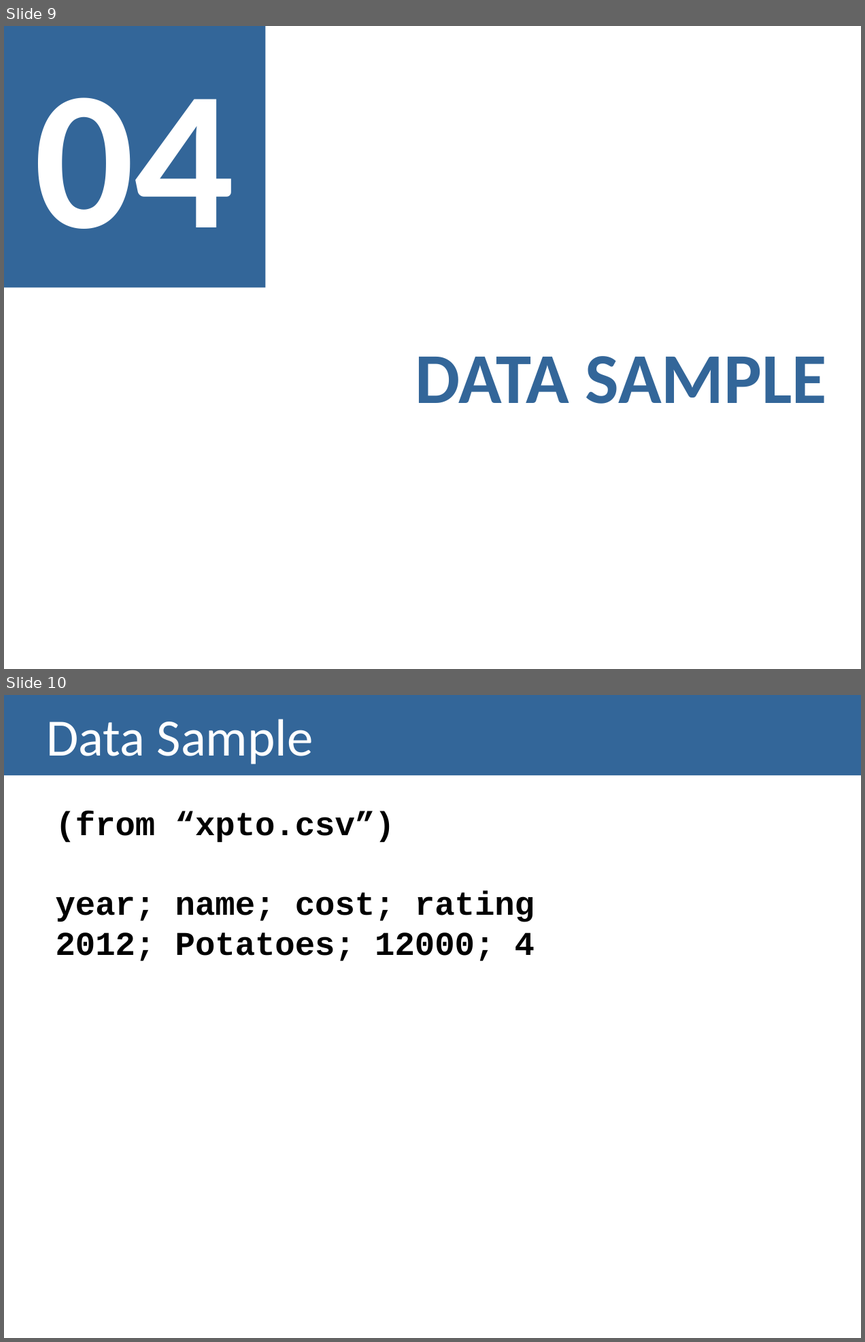
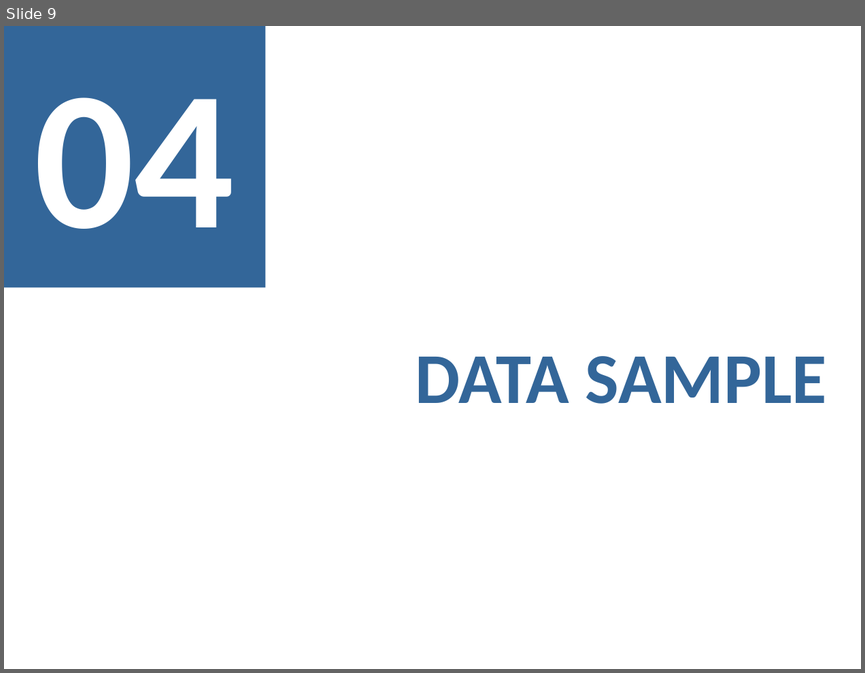
Before and after one commit to mskl/VI13, a slide deck: G21_ChP01_Presentation.pptx. Shown one above the other, each under a label of ours: slides 9 and 10 before the commit, slide 9 after it. The pictures are 865x1342 and 865x673 pixels, drawn with LibreOffice and Linux fonts; fonts in the diff are those of the drawing. Boxes give left, top, right and bottom in pixels: in the first picture for what was removed or moved away, otherwise in the second. Text is boxed around its words. In the diff, an @@ line names an element or a change of style, - is before the commit and + after.

Commit message:
Add temporary data-slides with screenshot

```diff
--- a/G21_ChP01_Presentation.pptx
+++ b/G21_ChP01_Presentation.pptx
@@ slide 10 removed at bbox=[4, 695, 861, 1338], background #FFFFFF @@
@@ title removed at bbox=[4, 695, 861, 775] @@
-Data Sample
@@ text removed at bbox=[56, 811, 534, 961] @@
-(from “xpto.csv”)
-year; name; cost; rating
-2012; Potatoes; 12000; 4
```
Also in this commit, not shown: 1 slide added.
